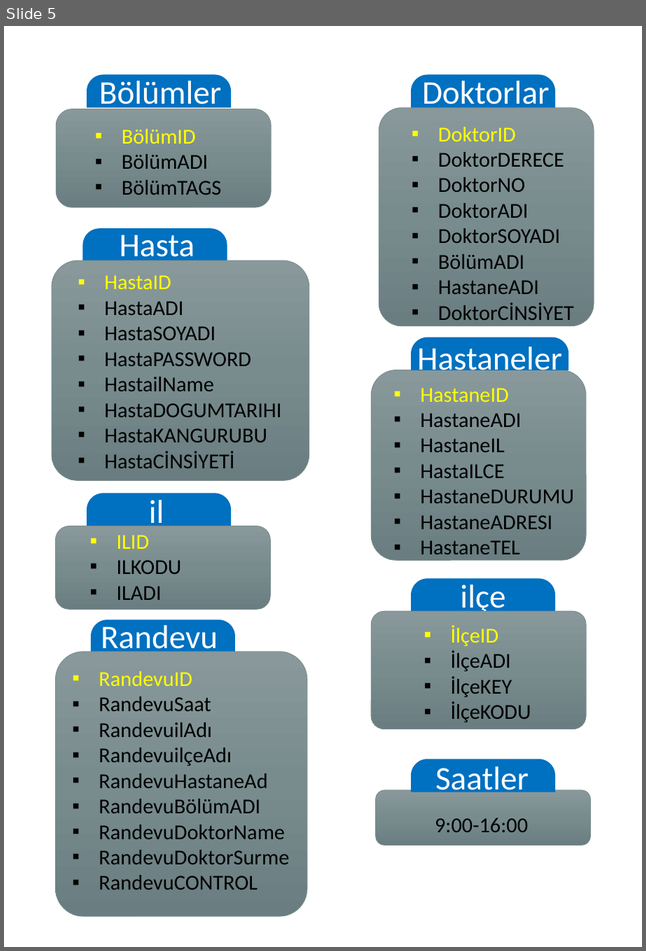
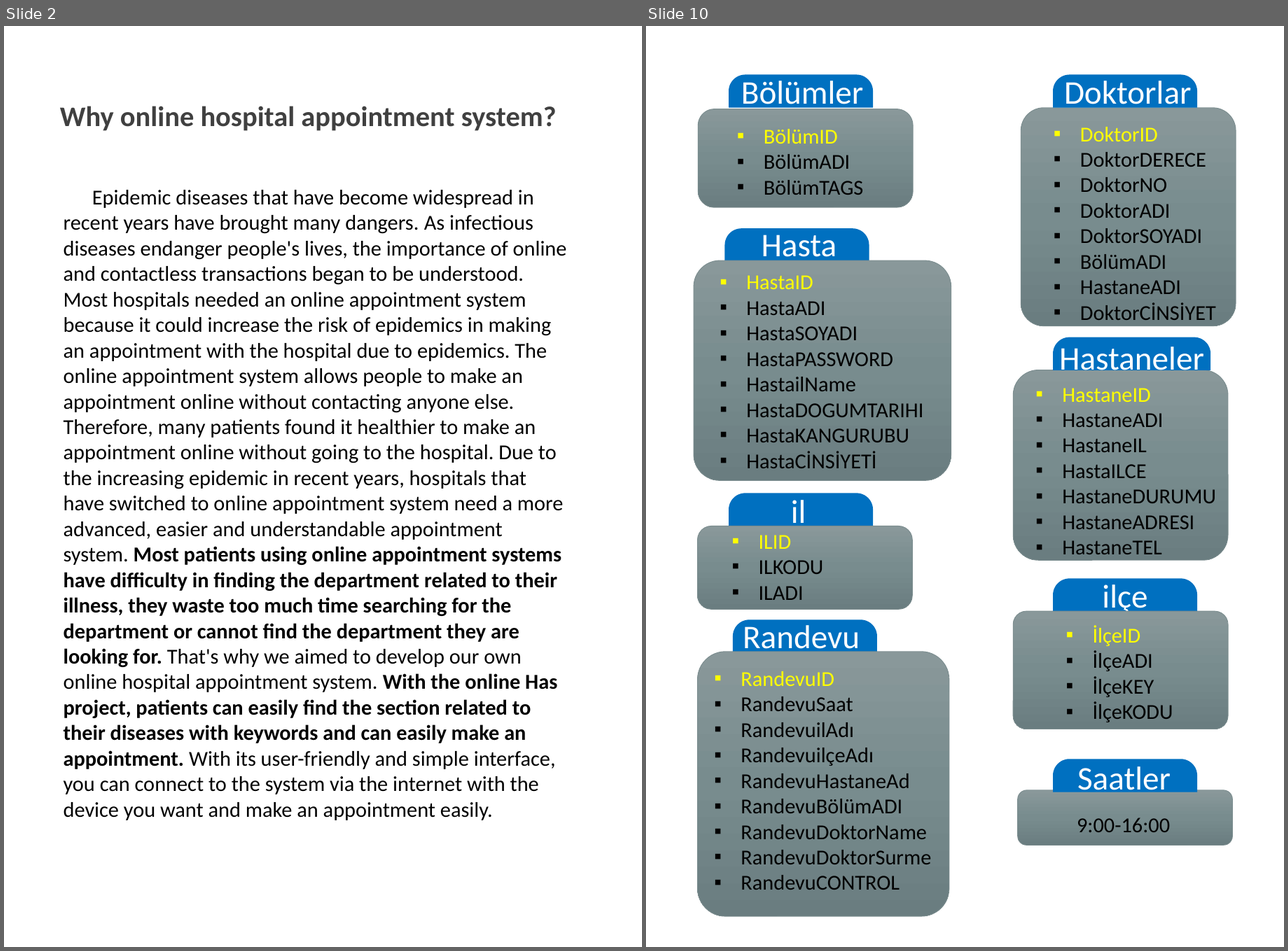
Before and after one commit to HAS-Project/Hospital-Appointment-System, a slide deck: Has-Project Report.pptx. Shown side by side, each under a label of ours: slide 5 before the commit, slides 2 and 10 after it; the slides between them are not shown. The pictures are 646x951 and 1288x951 pixels, drawn with LibreOffice and Linux fonts; fonts in the diff are those of the drawing. Boxes give left, top, right and bottom in pixels: in the first picture for what was removed or moved away, otherwise in the second. Text is boxed around its words. In the diff, an @@ line names an element or a change of style, - is before the commit and + after.

```diff
--- a/Has-Project Report.pptx
+++ b/Has-Project Report.pptx
@@ slide 2 added at [4, 26, 642, 947], background #FFFFFF @@
@@ text added at [60, 106, 556, 131], 24 pt, text #404040, bold @@
+Why online hospital appointment system?
@@ text added at [63, 190, 567, 820], 18 pt, text #000000 @@
+Epidemic diseases that have become widespread in recent years have brought many dangers. As infectious diseases endanger people's lives, the importance of online and contactless transactions began to be understood. Most hospitals needed an online appointment system because it could increase the risk of epidemics in making an appointment with the hospital due to epidemics. The online appointment system allows people to make an appointment online without contacting anyone else. Therefore, many patients found it healthier to make an appointment online without going to the hospital. Due to the increasing epidemic in recent years, hospitals that have switched to online appointment system need a more advanced, easier and understandable appointment system. Most patients using online appointment systems have difficulty in finding the department related to their illness, they waste too much time searching for the department or cannot find the department they are looking for. That's why we aimed to develop our own online hospital appointment system. With the online Has project, patients can easily find the section related to their diseases with keywords and can easily make an appointment. With its user-friendly and simple interface, you can connect to the system via the internet with the device you want and make an appointment easily.
@@ what was slide 5 is now slide 10 @@
```
Also in this commit, not shown: 4 slides changed, 18 other slides added, 3 slides removed.
